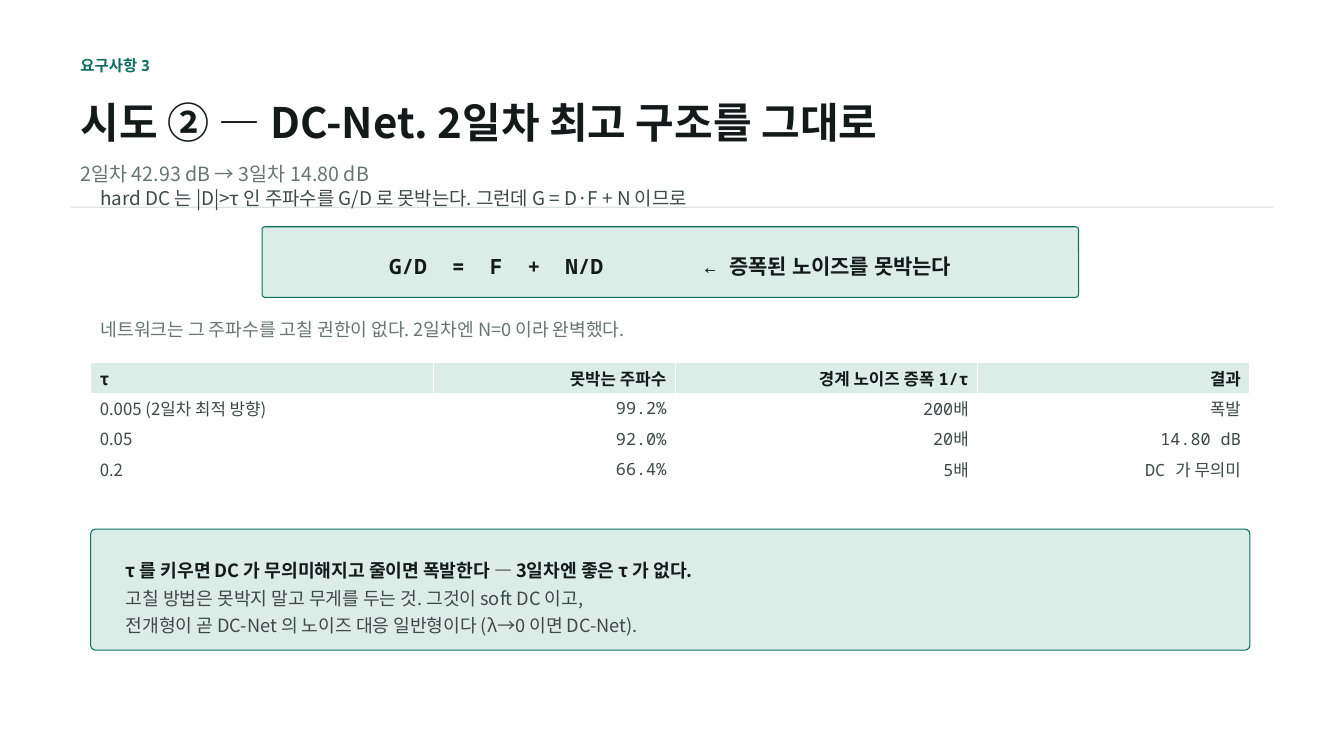
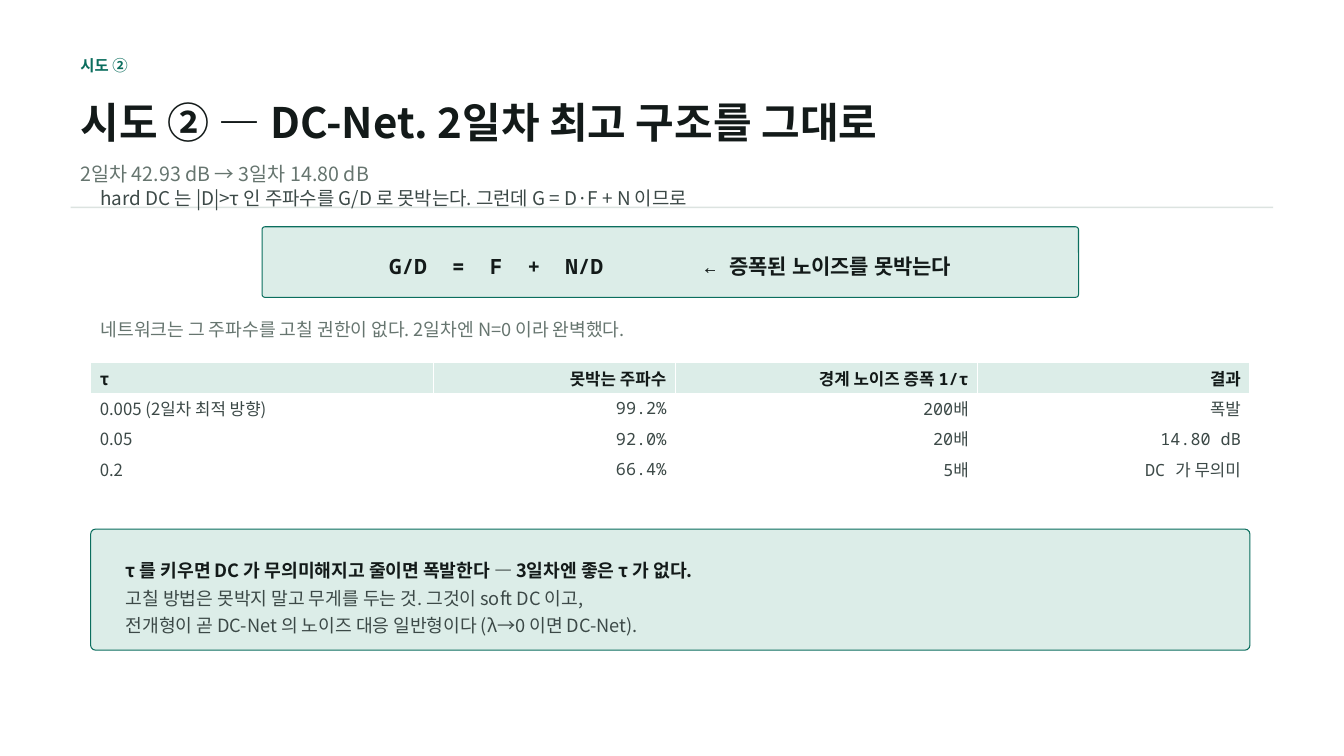
Before and after one commit to kithhooni-commits/ds-practice, a slide deck: slide 8 of 실습5/실습5_day3_발표.pptx. Drawn at 1344x756 pixels with LibreOffice and Linux fonts; fonts in the diff are those of the drawing. Boxes give left, top, right and bottom in pixels: in the first picture for what was removed or moved away, otherwise in the second. Text is boxed around its words. In the diff, an @@ line names an element or a change of style, - is before the commit and + after.

```diff
--- a/실습5/실습5_day3_발표.pptx
+++ b/실습5/실습5_day3_발표.pptx
@@ text at [80,58,127,73]: text changed @@
-요구사항 3
+시도 ②
```
Also in this commit, not shown: 12 other slides changed, 1 other file.
